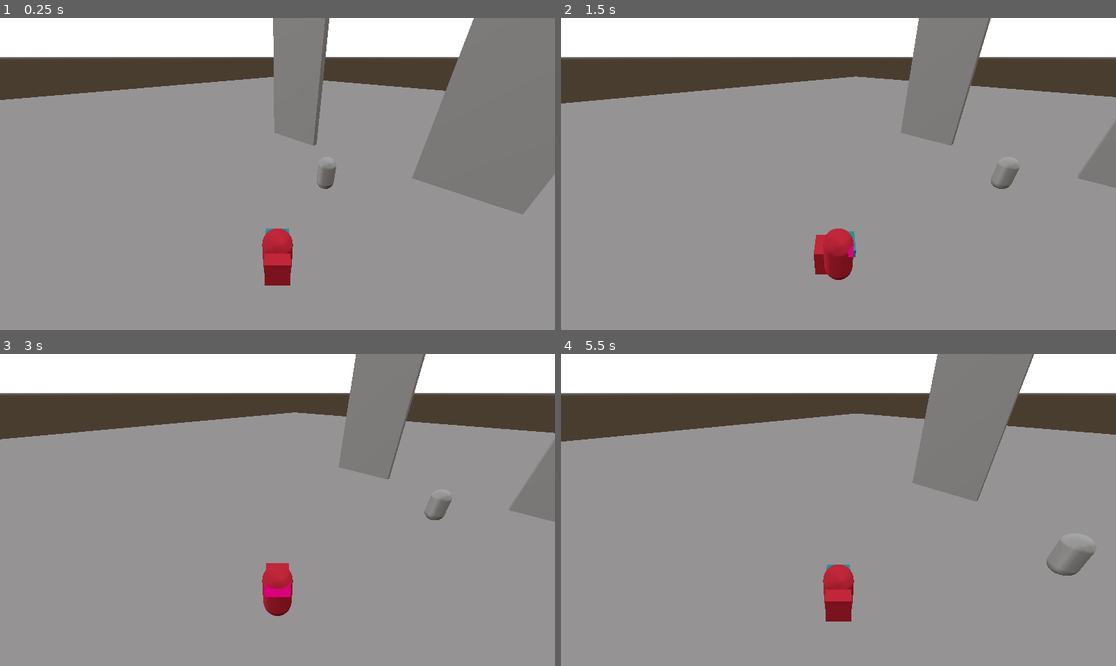
Above: before the commit, frames 1-4 (two rows, left to right).
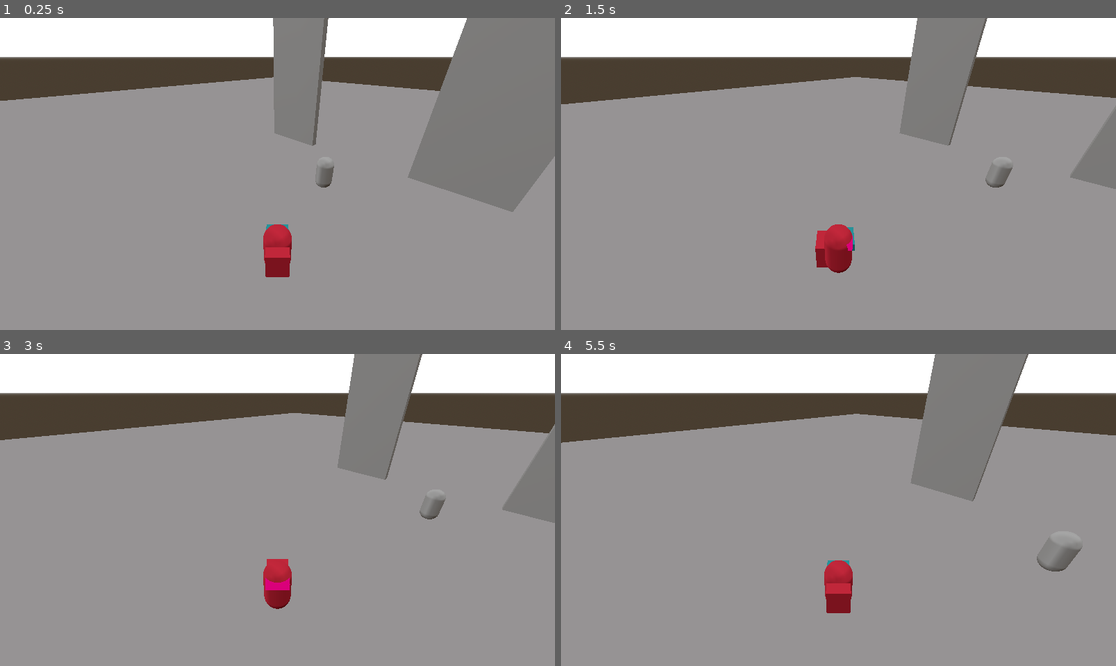
Above: after the commit, the same moments.

Repository: PizzaMolotovGames/AGuysAdventure
Game: Godot game, scene res://world/mainScene.tscn
Same seed, same stepped clock (60 frames per second), same inputs: the game is played once before the commit and once after it.
Inputs (mouse positions are in pixels of both pictures, inside the frame that each line leads up to):
- Up to frame 1 (0.25 s): no input
- Up to frame 2 (1.5 s): tap Enter at 0.5 s; move the mouse to (960, 158) at 0.52 s; hold A (press_A) 0.53-1.28 s; move the mouse to (727, 189) at 1.27 s; tap D (press_D) at 1.35 s
- Up to frame 3 (3 s): tap Space (press_SPACE) at 2 s; move the mouse to (333, 441) at 2.02 s; tap E (press_E) at 2.1 s; tap Enter at 2.75 s; move the mouse to (249, 572) at 2.77 s; tap S (press_S) at 2.85 s
- Up to frame 4 (5.5 s): tap Space (press_SPACE) at 3.5, 4.35, 5 s; move the mouse to (1005, 556) at 3.52 s; hold Shift (press_SHIFT) 3.53-4.28 s; tap Enter at 4.25 s; move the mouse to (672, 463) at 4.27 s; move the mouse to (866, 510) at 5.02 s; hold W (press_W) from 5.03 s (still down)

The runs differ from the first frame. In frame 1, 1.7% of the frame differs, in the area x 0-100%, y 0-86%; in frame 2, 1.6%; in frame 3, 1.6%; in frame 4, 1.8%.

Commit message:
NPC setup module creation
-A module for easier NPC creation

Diff:
--- /dev/null
+++ b/aguysadventure/npcs/npcSetupScene.tscn
@@ -0,0 +1,13 @@
+[gd_scene load_steps=3 format=3 uid="uid://bs7fmce8tbvjk"]
+
+[ext_resource type="Script" uid="uid://by208cyuii5to" path="res://npcs/scripts/npc_setup_scene.gd" id="1_pmstn"]
+
+[sub_resource type="CapsuleShape3D" id="CapsuleShape3D_6fb21"]
+
+[node name="NPC" type="Node3D"]
+script = ExtResource("1_pmstn")
+
+[node name="HitBox" type="StaticBody3D" parent="."]
+
+[node name="CollisionShape3D" type="CollisionShape3D" parent="HitBox"]
+shape = SubResource("CapsuleShape3D_6fb21")
--- /dev/null
+++ b/aguysadventure/npcs/scripts/npc_setup_scene.gd
@@ -0,0 +1,13 @@
+extends Node3D
+
+@export var hitboxHeight: float = 2.0
+@export var hitboxRadius: float = 0.5
+
+func _ready() -> void:
+	var hitboxShape = $HitBox/CollisionShape3D
+
+	if hitboxHeight >= 1:
+		hitboxShape.shape.height = hitboxHeight
+
+	if hitboxRadius >= 0.5:
+		hitboxShape.shape.radius = hitboxRadius
--- a/aguysadventure/player/player.tscn
+++ b/aguysadventure/player/player.tscn
@@ -41,4 +41,4 @@
 mesh = SubResource("BoxMesh_rkbax")
 
 [node name="Camera3D" type="Camera3D" parent="."]
-transform = Transform3D(1, 0, 0, 0, 0.866026, 0.5, 0, -0.5, 0.866026, 0, 5.8, 4.6)
+transform = Transform3D(1, 0, 0, 0, 0.866026, 0.5, 0, -0.5, 0.866026, 0, 6, 5)
--- a/aguysadventure/world/mainScene.tscn
+++ b/aguysadventure/world/mainScene.tscn
@@ -29,7 +29,7 @@
 [node name="MainScene" type="Node"]
 
 [node name="Player" parent="." instance=ExtResource("1_xrfhj")]
-transform = Transform3D(0.707107, 0, 0.707107, 0, 1, 0, -0.707107, 0, 0.707107, 0, 1.07025, 0)
+transform = Transform3D(0.707107, 0, 0.707107, 0, 1, 0, -0.707107, 0, 0.707107, 0, 0.976553, 0)
 floor_constant_speed = true
 WalkingSpeed = 10.0
 SprintingSpeed = 20.0
Not shown, added: aguysadventure/npcs/scripts/npc_setup_scene.gd.uid
